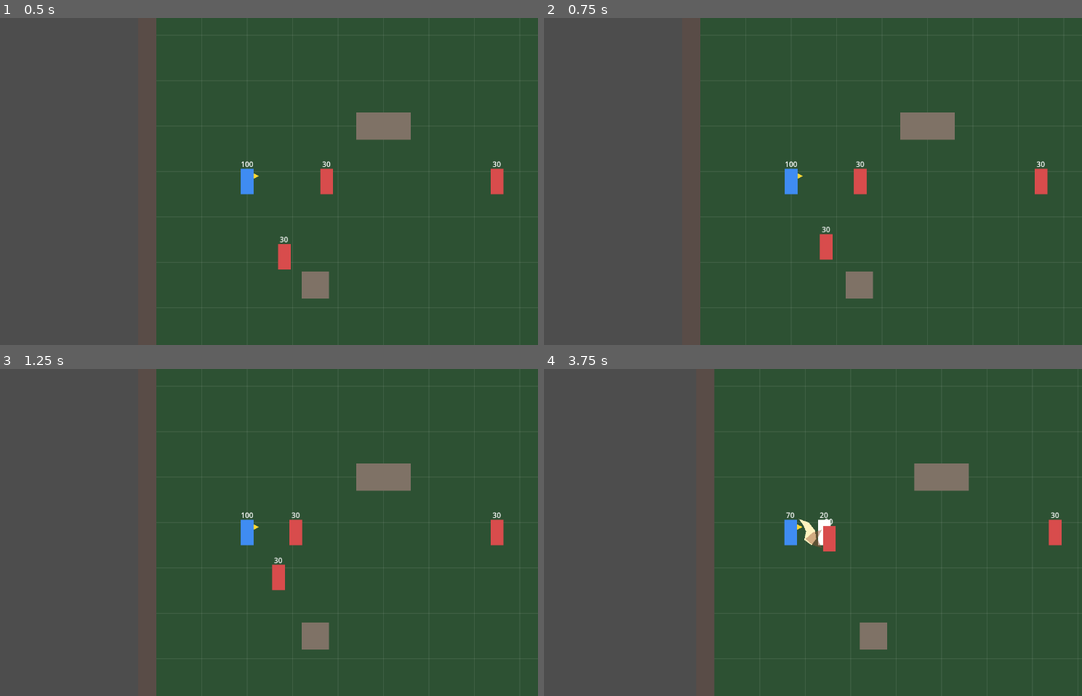
Above: before the commit, frames 1-4 (two rows, left to right).
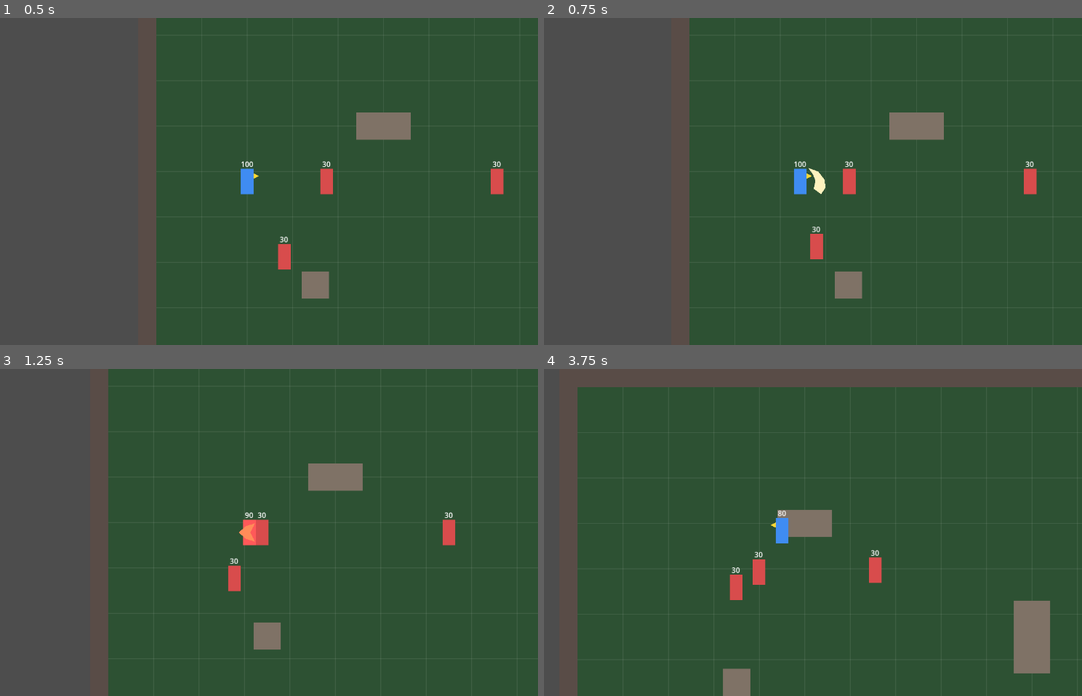
Above: after the commit, the same moments.

Repository: knc219-a11y/second-game
Game: Godot game, scene res://scenes/test_map.tscn
Two runs of this game, one before a commit and one after it. Both use one fixed random seed, a clock stepped at 60 frames per second and the inputs below.
Inputs (mouse positions are in pixels of both pictures, inside the frame that each line leads up to):
- Up to frame 1 (0.5 s): no input
- Up to frame 2 (0.75 s): move the mouse to (920, 165) at 0.52 s; hold Right (move_right, bound only after the commit) from 0.53 s (still down); tap X (attack, bound only after the commit) at 0.6 s
- Up to frame 3 (1.25 s): keep holding Right (move_right, bound only after the commit)
- Up to frame 4 (3.75 s): move the mouse to (673, 548) at 1.27 s; release Right (move_right, bound only after the commit) at 1.28 s; hold Down (move_down, bound only after the commit) 1.28-2.03 s; click (673, 548) at 1.35 s; move the mouse to (850, 460) at 2.02 s; hold Right (move_right, bound only after the commit) 2.03-2.78 s; tap Space (roll) at 2.1 s; move the mouse to (764, 597) at 2.77 s; hold Up (move_up, bound only after the commit) 2.78-3.53 s; tap X (attack, bound only after the commit) at 2.85 s; move the mouse to (963, 581) at 3.52 s; hold Left (move_left, bound only after the commit) from 3.53 s (still down); click (963, 581) at 3.6 s

Frame 1 is identical in both runs. In frame 2, 4.2% of the frame differs, in the area x 27-94%, y 0-100%; in frame 3, 13%; in frame 4, 32%, in the area x 6-100%, y 0-100%.

Commit message:
Input: arrow keys to move, X to attack (Q/W/E/R left free for skills)
Co-Authored-By: Claude Opus 5.5 (1M context) <noreply@anthropic.com>
Claude-Session: https://claude.ai/code/session_01MG694yxfCceuZ2mE4p23Fy

Diff:
--- a/project.godot
+++ b/project.godot
@@ -23,27 +23,27 @@
 
 move_left={
 "deadzone": 0.5,
-"events": [Object(InputEventKey,"resource_local_to_scene":fa …(140 unchanged characters)… d":false,"keycode":0,"physical_keycode":65,"key_label":0,"unicode":0,"location":0,"echo":false,"script":null)
+"events": [Object(InputEventKey,"resource_local_to_scene":fa …(140 unchanged characters)… d":false,"keycode":0,"physical_keycode":4194319,"key_label":0,"unicode":0,"location":0,"echo":false,"script":null)
 ]
 }
 move_right={
 "deadzone": 0.5,
-"events": [Object(InputEventKey,"resource_local_to_scene":fa …(140 unchanged characters)… d":false,"keycode":0,"physical_keycode":68,"key_label":0,"unicode":0,"location":0,"echo":false,"script":null)
+"events": [Object(InputEventKey,"resource_local_to_scene":fa …(140 unchanged characters)… d":false,"keycode":0,"physical_keycode":4194321,"key_label":0,"unicode":0,"location":0,"echo":false,"script":null)
 ]
 }
 move_up={
 "deadzone": 0.5,
-"events": [Object(InputEventKey,"resource_local_to_scene":fa …(140 unchanged characters)… d":false,"keycode":0,"physical_keycode":87,"key_label":0,"unicode":0,"location":0,"echo":false,"script":null)
+"events": [Object(InputEventKey,"resource_local_to_scene":fa …(140 unchanged characters)… d":false,"keycode":0,"physical_keycode":4194320,"key_label":0,"unicode":0,"location":0,"echo":false,"script":null)
 ]
 }
 move_down={
 "deadzone": 0.5,
-"events": [Object(InputEventKey,"resource_local_to_scene":fa …(140 unchanged characters)… d":false,"keycode":0,"physical_keycode":83,"key_label":0,"unicode":0,"location":0,"echo":false,"script":null)
+"events": [Object(InputEventKey,"resource_local_to_scene":fa …(140 unchanged characters)… d":false,"keycode":0,"physical_keycode":4194322,"key_label":0,"unicode":0,"location":0,"echo":false,"script":null)
 ]
 }
 attack={
 "deadzone": 0.5,
-"events": [Object(InputEventMouseButton,"resource_local_to_scene":false,"resource_name":"","device":-1,"window_id":0,"alt_pressed":false,"shift_pressed":false,"ctrl_pressed":false,"meta_pressed":false,"button_mask":0,"position":Vector2(0, 0),"global_position":Vector2(0, 0),"factor":1.0,"button_index":1,"canceled":false,"pressed":false,"double_click":false,"script":null)
+"events": [Object(InputEventKey,"resource_local_to_scene":false,"resource_name":"","device":-1,"window_id":0,"alt_pressed":false,"shift_pressed":false,"ctrl_pressed":false,"meta_pressed":false,"pressed":false,"keycode":0,"physical_keycode":88,"key_label":0,"unicode":0,"location":0,"echo":false,"script":null)
 ]
 }
 roll={
